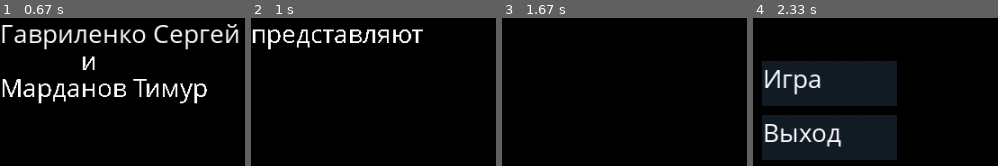
Above: before the commit, frames 1-4 (left to right).
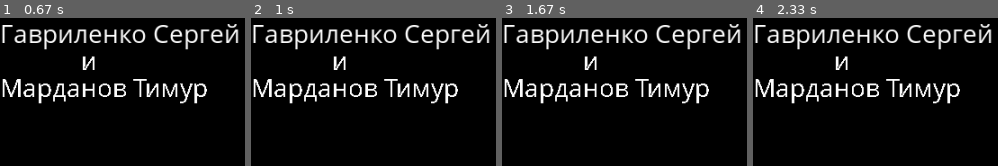
Above: after the commit, the same moments.

Repository: 00jeser/PyGameYandexLyceumProject
Game: pygame game, started from main.py
The game is run twice, just before and just after one commit, with the same random seed, the same clock (stepped at 60 frames per second) and the same inputs.
Inputs:
- Up to frame 1 (0.67 s): no input
- Up to frame 2 (1 s): no input
- Up to frame 3 (1.67 s): no input
- Up to frame 4 (2.33 s): no input

Frame 1 is identical in both runs. In frame 2, 11% of the frame differs, in the area x 0-98%, y 4-59%; in frame 3, 9.7%; in frame 4, 40%, in the area x 0-98%, y 4-96%.

Commit message:
Добавил рисование уровня

Diff:
--- /dev/null
+++ b/Backgrounds.py
@@ -0,0 +1,35 @@
+import pygame
+import GameObject
+import random
+import os
+
+class BackgroundsDrawer(GameObject.GameObject):
+    def __init__(self, screen):
+        self.screen = screen
+        self.fons = {
+            'g': load_image('g.png'),
+            'k': load_image('k.png')
+        }
+
+
+    def draw(self, n, x, y, sx, sy):
+        self.screen.blit(self.fons[n], (x, y, sx, sy))
+        pygame.draw.rect(self.screen, (50, 0, 0, 0), (x, y, sx, sy), 1)
+        # print('I`m print', n, 'on', x, y, 'with size', sx, sy)
+
+
+def load_image(name, colorkey=None):
+    fullname = os.path.join('data\\imgs', name)
+    try:
+        image = pygame.image.load(fullname)
+    except pygame.error as message:
+        print('Не могу загрузить изображение:', name)
+        raise SystemExit(message)
+
+    if colorkey is not None:
+        if colorkey == -1:
+            colorkey = image.get_at((0, 0))
+        image.set_colorkey(colorkey)
+    else:
+        image = image.convert_alpha()
+    return image
--- a/Board.py
+++ b/Board.py
@@ -1,11 +1,25 @@
 import pygame
 import GameObject
+
+size = (800, 800)
+pos = (100, 100)
 
 
 class Board(GameObject.GameObject):
     def __init__(self, screen):
         super().__init__()
         self.screen = screen
+        self.pole = []
+        for i in range(16):
+            self.pole.append([])
+            for _ in range(16):
+                self.pole[i].append('')
 
     def render(self, events):
-        pass
+        for i in range(16):
+            for ii in range(16):
+                p = (size[0]//16*i+pos[0], size[1]//16*ii+pos[1])
+                s = (size[0]//16, size[1]//16)
+                for e in self.pole[i][ii]:
+                    if e[0] == 'b':
+                        self.modules['BackgroundsDrawer'].draw(e[1], *p, *s)
--- a/GameLevel.py
+++ b/GameLevel.py
@@ -8,11 +8,17 @@
         super().__init__()
         self.board = Board.Board(screen)
 
+    def init(self, modules):
+        super().init(modules)
+        self.board.init(modules)
+
     def loadMap(self, args):
-        print('loaded level')
+        f = open("data\\levels\\"+str(args)+".level").read().split('\n')
+        for x in range(16):
+            ff = f[x].split(',')
+            for y in range(16):
+                self.board.pole[x][y] = ff[y].split()
 
-    def loadEntity(self, args):
-        print('loaded entity')
 
     def render(self, events):
         self.board.render(events)
--- a/data/levels/0.level
+++ b/data/levels/0.level
@@ -0,0 +1,16 @@
+bg ea,bg,bg,bg,bg,bg,bg,bg,bg,bg,bg,bg,bg,bg,bg,bg
+bg eb,bg,bg,bg,bg,bg,bg,bg,bg,bg,bg,bg,bg,bg,bg,bg
+bg,bg,bg,bg,bg,bg,bg,bg,bg,bg,bg,bg,bg,bg,bg,bg
+bg,bg,bg,bg,bg,bg,bg,bg,bg,bg,bg,bg,bg,bg,bg,bg
+bg,bg,bg,bg bk,bg,bg,bg,bg,bg,bg,bg,bg,bg,bg,bg,bg
+bg,bg,bg,bg,bg,bg,bg,bg,bg,bg,bg,bg,bg,bg,bg,bg
+bg,bg,bg,bg,bg,bg,bg,bg,bg,bg,bg,bg,bg,bg,bg,bg
+bg,bg,bg,bg,bg,bg,bg,bg,bg,bg,bg,bg,bg,bg,bg,bg
+bg,bg,bg,bg,bg,bg,bg,bg,bg,bg,bg,bg,bg,bg,bg,bg
+bg,bg,bg,bg,bg,bg,bg,bg,bg,bg,bg,bg bk,bg,bg,bg,bg
+bg,bg,bg,bg,bg,bg,bg,bg,bg,bg,bg,bg,bg,bg,bg,bg
+bg,bg,bg,bg,bg,bg,bg,bg,bg,bg,bg,bg,bg,bg,bg,bg
+bg,bg,bg,bg,bg,bg,bg,bg,bg,bg,bg bk,bg,bg,bg,bg,bg
+bg,bg,bg,bg,bg,bg,bg,bg,bg,bg,bg,bg,bg,bg,bg,bg
+bg,bg,bg,bg,bg,bg,bg,bg,bg,bg,bg,bg,bg,bg,bg,bg eb
+bg,bg,bg,bg,bg,bg,bg,bg,bg,bg,bg,bg,bg,bg,bg,bg ea
--- a/levelManeger.py
+++ b/levelManeger.py
@@ -10,6 +10,12 @@
         self.currentLevel = 0
         self.levels = [MenuLevel.MenuLevel(screen), GameLevel.GameLevel(screen)]
 
+
+    def init(self, modules):
+        super().init(modules)
+        for i in self.levels:
+            i.init(modules)
+
     def render(self, events):
         self.levels[0].init(self.modules)
         self.levels[self.currentLevel].render(events)
--- a/main.py
+++ b/main.py
@@ -1,18 +1,22 @@
 import pygame
 import headpiece
 import levelManeger
+import Backgrounds
 
 
 running = True
 screen = pygame.display.set_mode((1000, 1000))
 
+
 head = headpiece.headpiece(screen)
 level = levelManeger.levelManeger(screen)
+drawer0 = Backgrounds.BackgroundsDrawer(screen)
 modules = {
     'levelManeger': level,
-    'headpiece': head
+    'headpiece': head,
+    'BackgroundsDrawer': drawer0
 }
-FPS = 120
+FPS = 30
 clock = pygame.time.Clock()
 
 for i in modules.keys():
Binary file added: data/imgs/g.png
Binary file added: data/imgs/k.png
